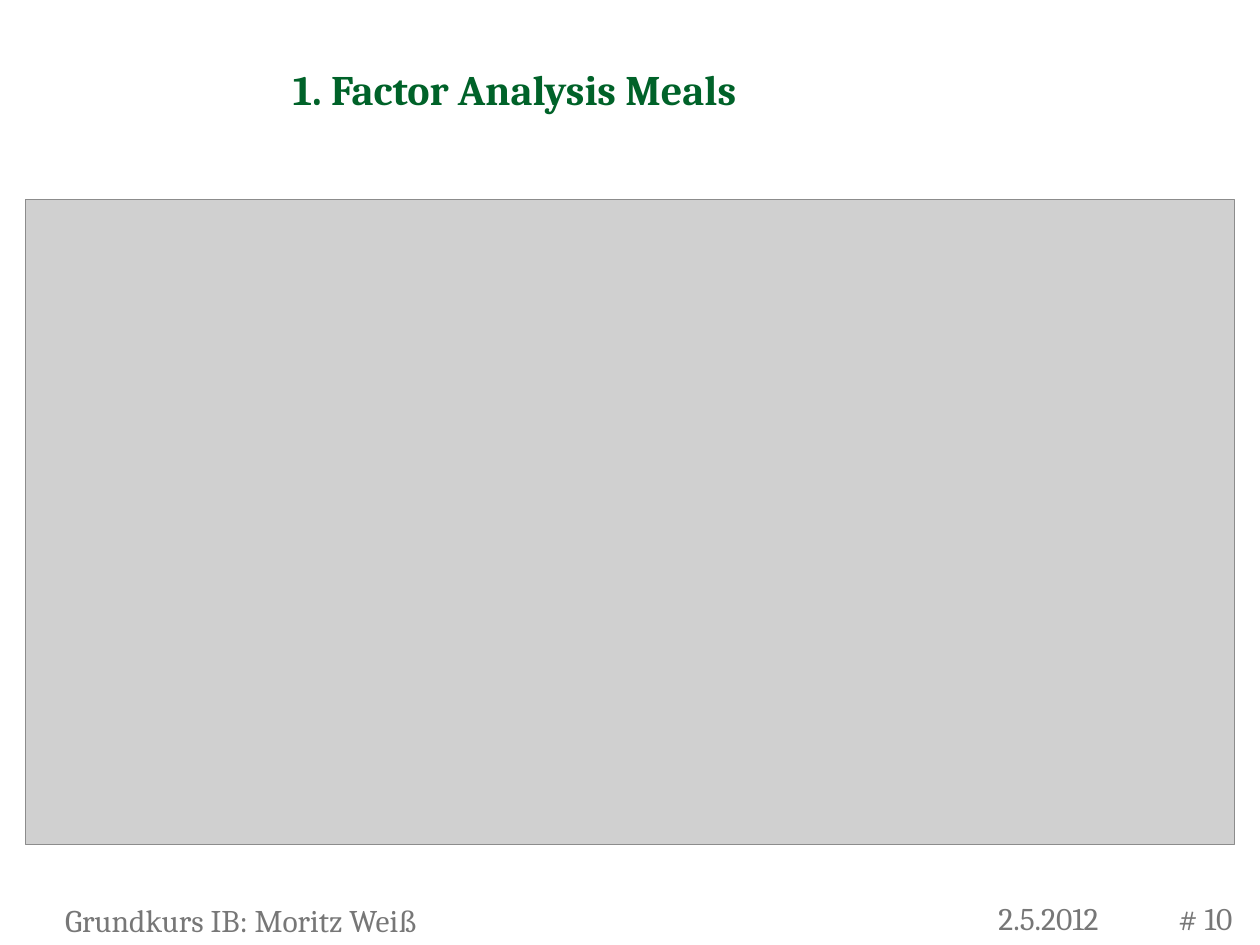
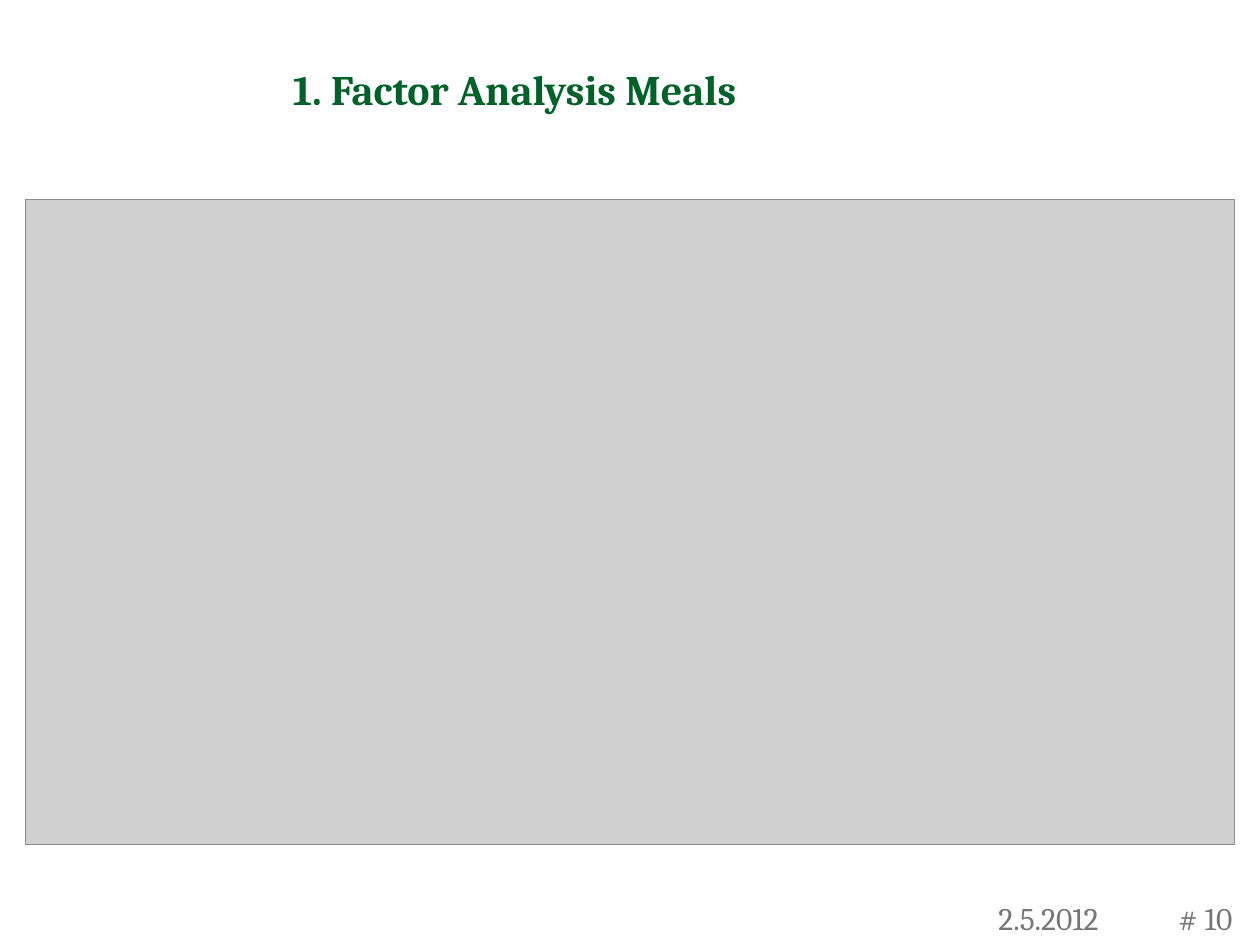
Before and after one commit to RafaelSchuetz/Pareto, a slide deck: slide 10 of CHILDREN/Zwischenkolloquien/2. Zwischentreffen Präsentation.pptx. Drawn at 1260x945 pixels with LibreOffice and Linux fonts; fonts in the diff are those of the drawing; grey boxes stand for pictures; background and template pictures are left out. Boxes give left, top, right and bottom in pixels: in the first picture for what was removed or moved away, otherwise in the second. Text is boxed around its words. In the diff, an @@ line names an element or a change of style, - is before the commit and + after.

```diff
--- a/CHILDREN/Zwischenkolloquien/2. Zwischentreffen Präsentation.pptx
+++ b/CHILDREN/Zwischenkolloquien/2. Zwischentreffen Präsentation.pptx
@@ text removed at bbox=[65, 910, 417, 932] @@
-Grundkurs IB: Moritz Weiß
```
Also in this commit, not shown: 10 other slides changed.
